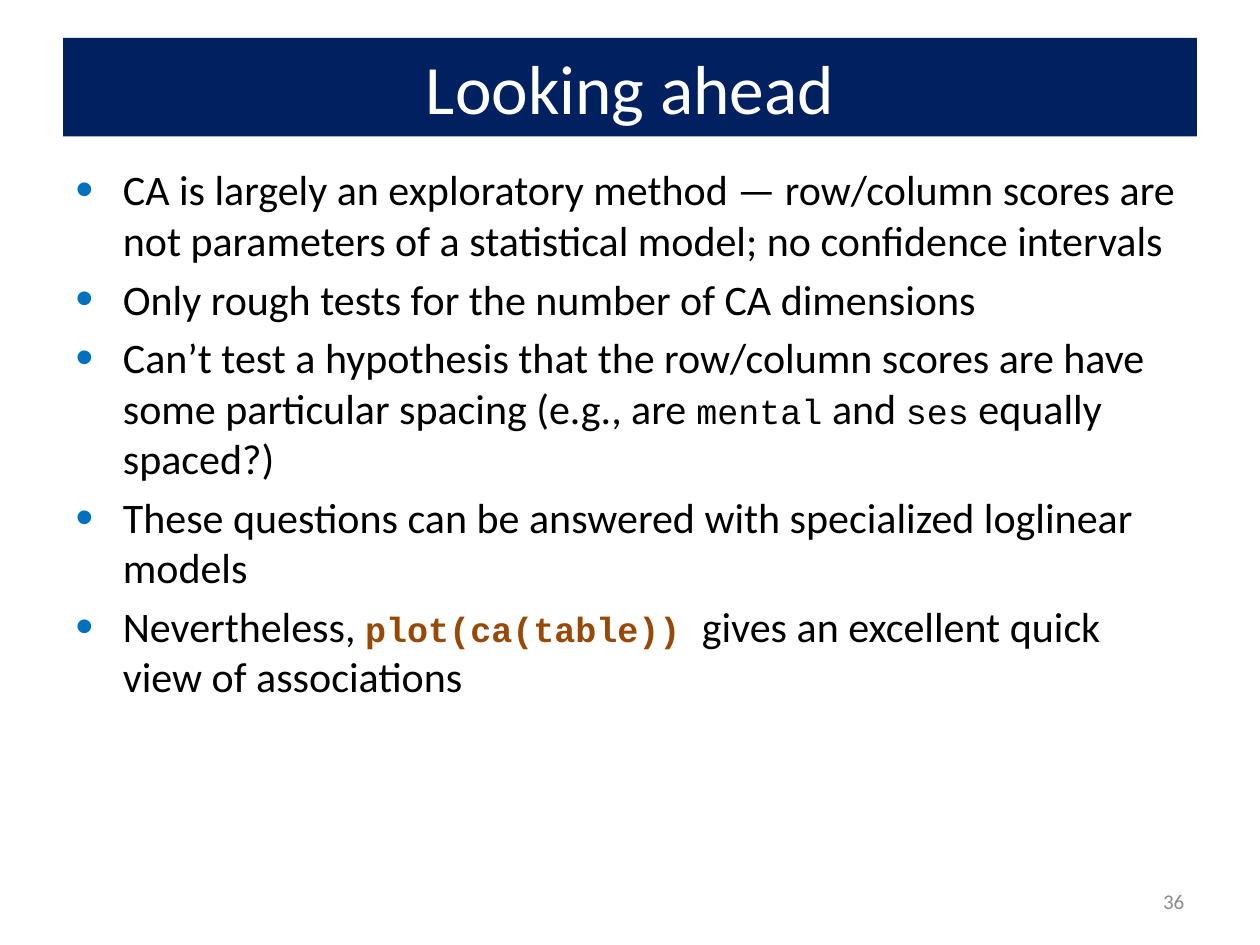
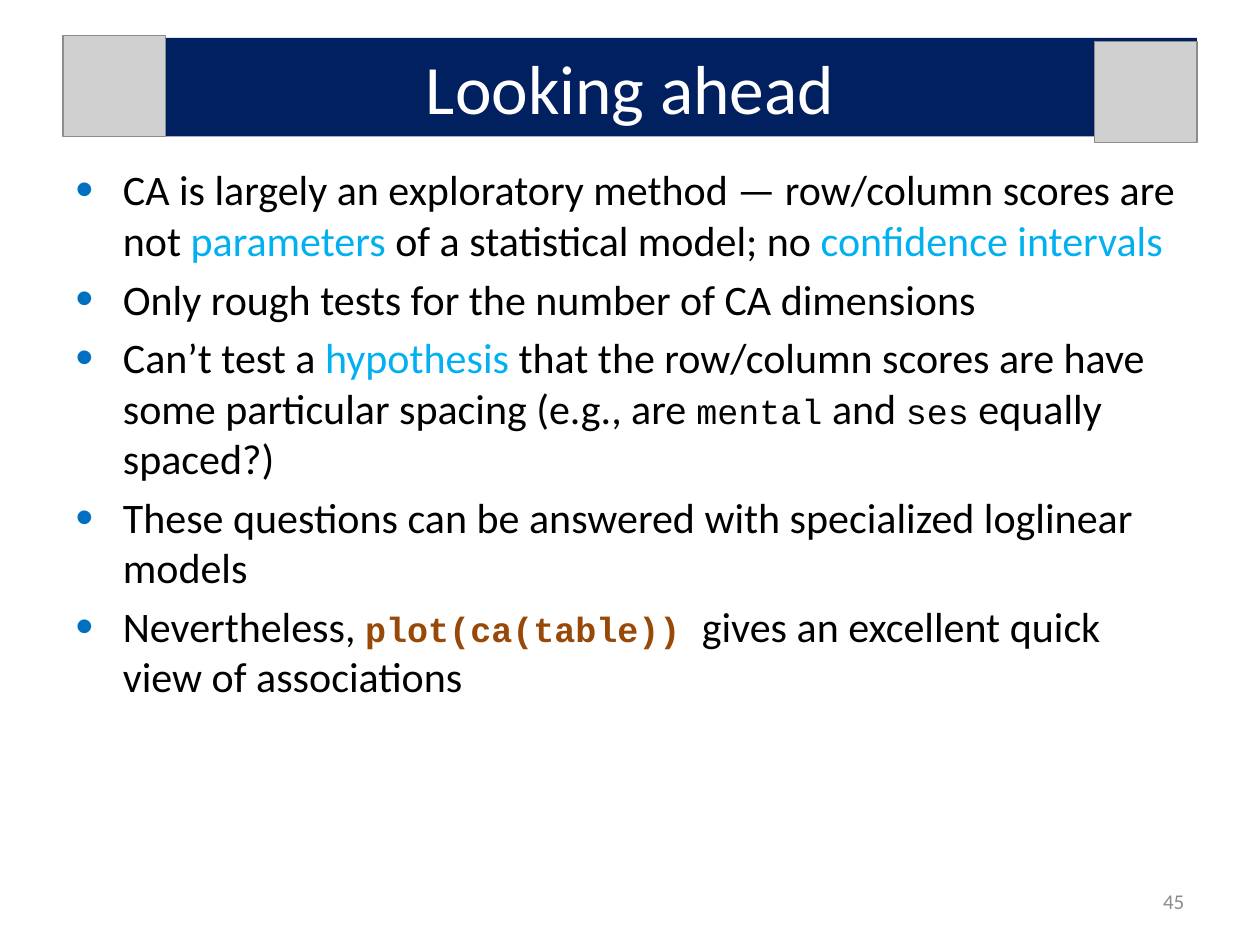
Before and after one commit to friendly/psy6136, a slide deck: slide 45 of docs/lectures/05-Corresp.pptx (slide 36 before the commit). Drawn at 1260x945 pixels with LibreOffice and Linux fonts; fonts in the diff are those of the drawing; grey boxes stand for pictures. Boxes give left, top, right and bottom in pixels: in the first picture for what was removed or moved away, otherwise in the second. Text is boxed around its words. In the diff, an @@ line names an element or a change of style, - is before the commit and + after.

```diff
--- a/docs/lectures/05-Corresp.pptx
+++ b/docs/lectures/05-Corresp.pptx
@@ picture added at <box>63,35,165,136</box> @@
@@ picture added at <box>1095,42,1197,142</box> @@
@@ text at <box>123,175,1175,481</box>: text colour #000000 to #00B0F0 in "parameters confidence intervals", "hypothesis" @@
@@ page number at <box>1163,895,1184,909</box>: text changed @@
-36
+45
```
Also in this commit, not shown: 10 other slides changed, 9 slides added, 11 other files.
